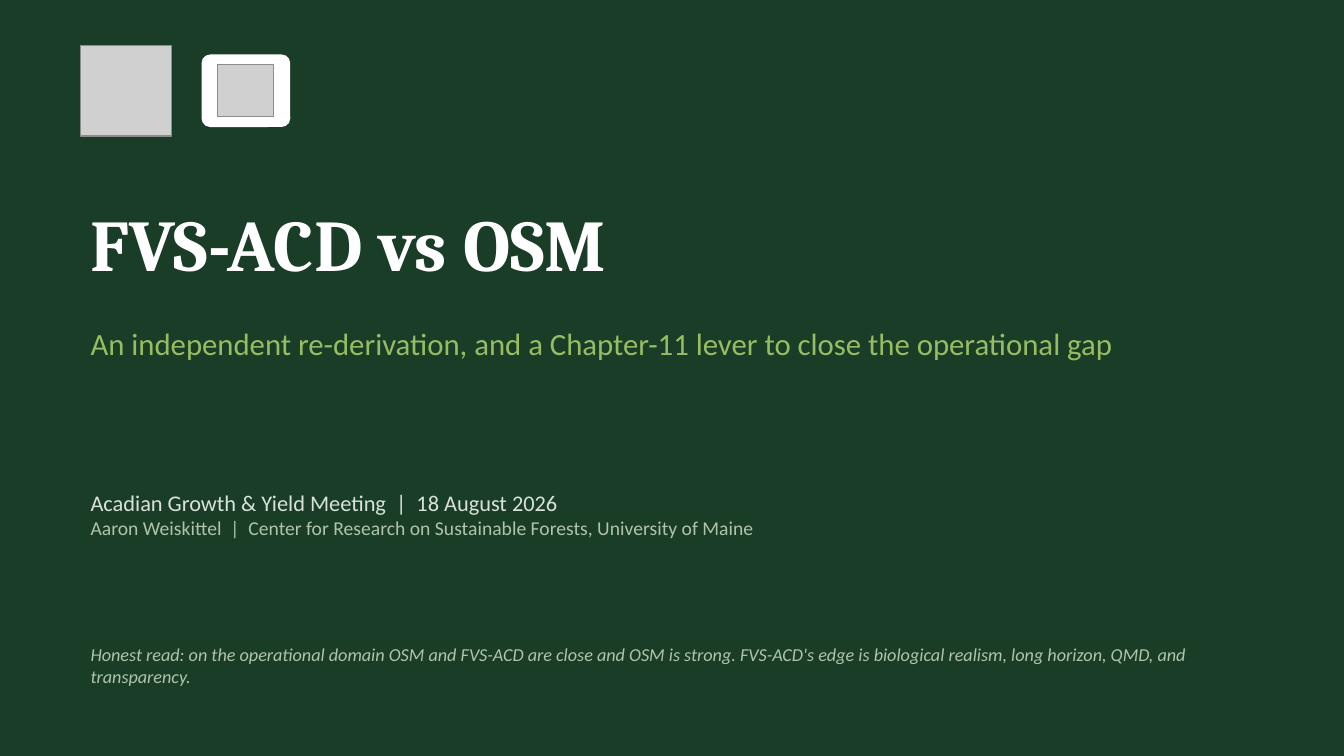
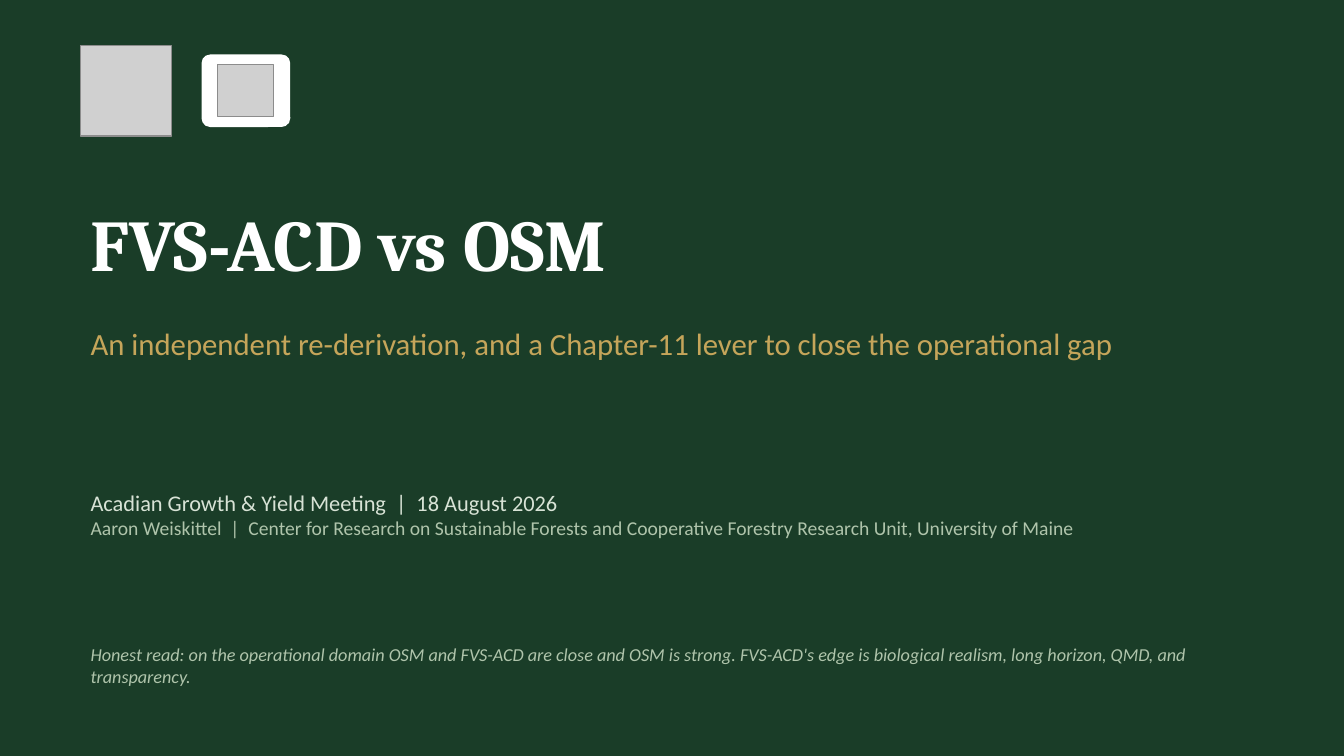
Before and after one commit to holoros/fvs-acd, a slide deck: slide 1 of FVS-ACD_Hennigar_Aug2026.pptx. Drawn at 1344x756 pixels with LibreOffice and Linux fonts; fonts in the diff are those of the drawing; grey boxes stand for pictures. Boxes give left, top, right and bottom in pixels: in the first picture for what was removed or moved away, otherwise in the second. Text is boxed around its words. In the diff, an @@ line names an element or a change of style, - is before the commit and + after.

```diff
--- a/FVS-ACD_Hennigar_Aug2026.pptx
+++ b/FVS-ACD_Hennigar_Aug2026.pptx
@@ text "An independent re-derivation, and a ..." at [91, 333, 1112, 361]: text colour #97BC62 to #C5A55A @@
@@ text at [91, 495, 1073, 538]: text changed @@
-Acadian Growth & Yield Meeting | 18 August 2026
-Aaron Weiskittel | Center for Research on Sustainable Forests, University of Maine
+Acadian Growth & Yield Meeting | 18 August 2026
+Aaron Weiskittel | Center for Research on Sustainable Forests and Cooperative Forestry Research Unit, University of Maine
```
Also in this commit, not shown: 1 other slide changed, 10 other files.
